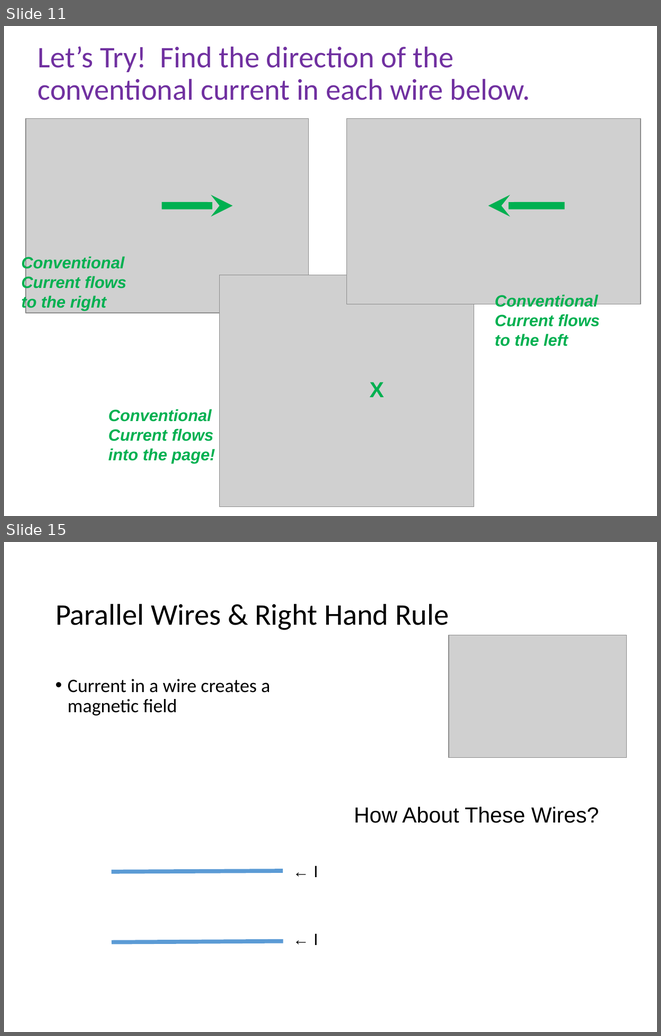
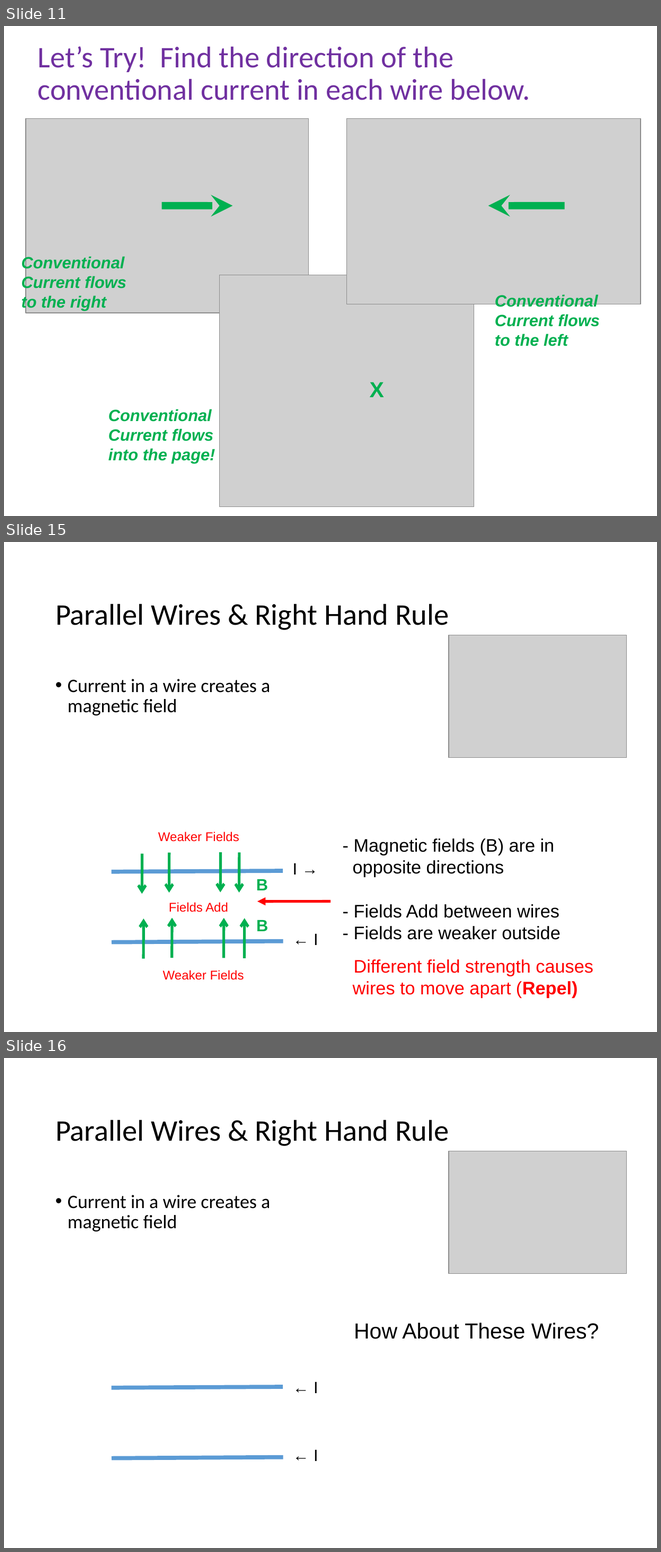
Before and after one commit to Greg5519/SPH3U0, a slide deck: Unit 2 Electricity and Magnetism/Day 13 Magnetism In Wires/Magnetism And Conductors.ppt. Shown one above the other, each under a label of ours: slides 11 and 15 before the commit, slides 11, 15 and 16 after it; the slides between them are not shown. The pictures are 661x1036 and 661x1552 pixels, drawn with LibreOffice and Linux fonts; fonts in the diff are those of the drawing; grey boxes stand for pictures. Boxes give left, top, right and bottom in pixels: in the first picture for what was removed or moved away, otherwise in the second. Text is boxed around its words. In the diff, an @@ line names an element or a change of style, - is before the commit and + after.

```diff
--- a/Unit 2 Electricity and Magnetism/Day 13 Magnetism In Wires/Magnetism And Conductors.ppt
+++ b/Unit 2 Electricity and Magnetism/Day 13 Magnetism In Wires/Magnetism And Conductors.ppt
@@ slide 15 added at (4, 542, 657, 1032), background #FFFFFF @@
@@ title added at (55, 603, 449, 630), 33 pt, text #000000 @@
+Parallel Wires & Right Hand Rule
@@ picture added at (449, 635, 627, 758) @@
@@ text added at (68, 679, 270, 715), 21 pt, text #000000 @@
+• Current in a wire creates a
+  magnetic field
@@ text added at (158, 831, 239, 841), 14 pt, text #FF0000 @@
+Weaker Fields
@@ text added at (353, 838, 593, 998), 20 pt, text #000000 @@
+- Magnetic fields (B) are in
+opposite directions
+- Fields Add between wires
+- Fields are weaker outside
+- Different field strength causes
+wires to move apart (Repel)) .
@@ arrow added from (142, 854) to (142, 893), #00B050 3 pt @@
@@ arrow added from (169, 852) to (169, 893), #00B050 3 pt @@
@@ arrow added from (221, 852) to (220, 892), #00B050 3 pt @@
@@ arrow added from (239, 852) to (239, 892), #00B050 3 pt @@
@@ line added from (111, 872) to (283, 871), #5B9BD5 4.51 pt @@
@@ text added at (293, 863, 298, 874), 18 pt, text #000000 @@
+I →
@@ text added at (256, 879, 268, 890), 18 pt, text #00B050, bold @@
+B
@@ text added at (169, 902, 228, 912), 14 pt, text #FF0000 @@
+Fields Add
@@ arrow added from (330, 901) to (257, 901), #FF0000 3 pt @@
@@ arrow added from (144, 959) to (144, 918), #00B050 3 pt @@
@@ arrow added from (172, 958) to (172, 917), #00B050 3 pt @@
@@ arrow added from (223, 958) to (224, 917), #00B050 3 pt @@
@@ arrow added from (244, 958) to (244, 918), #00B050 3 pt @@
@@ text added at (256, 919, 268, 931), 18 pt, text #00B050, bold @@
+B
@@ text added at (314, 933, 318, 945), 18 pt, text #000000 @@
+← I
@@ line added from (112, 942) to (283, 941), #5B9BD5 4.51 pt @@
@@ text added at (163, 970, 244, 980), 14 pt, text #FF0000 @@
+Weaker Fields
@@ what was slide 15 is now slide 16 @@
```
Also in this commit, not shown: 3 slides changed, 3 other files.
